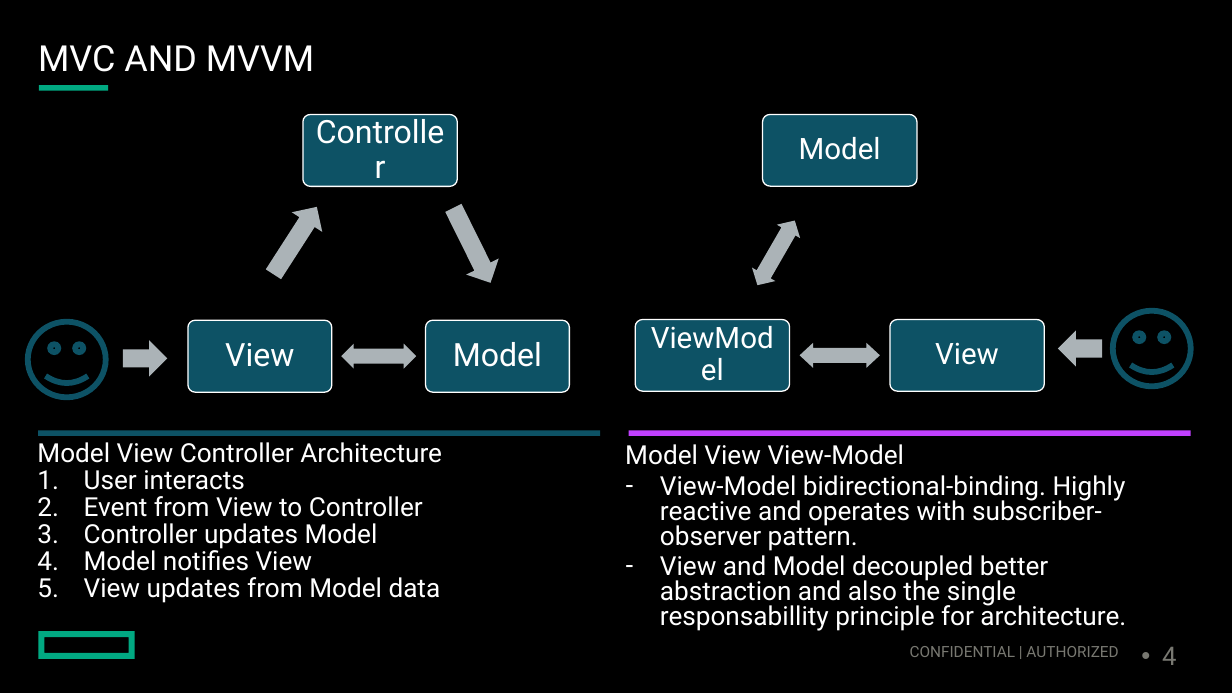
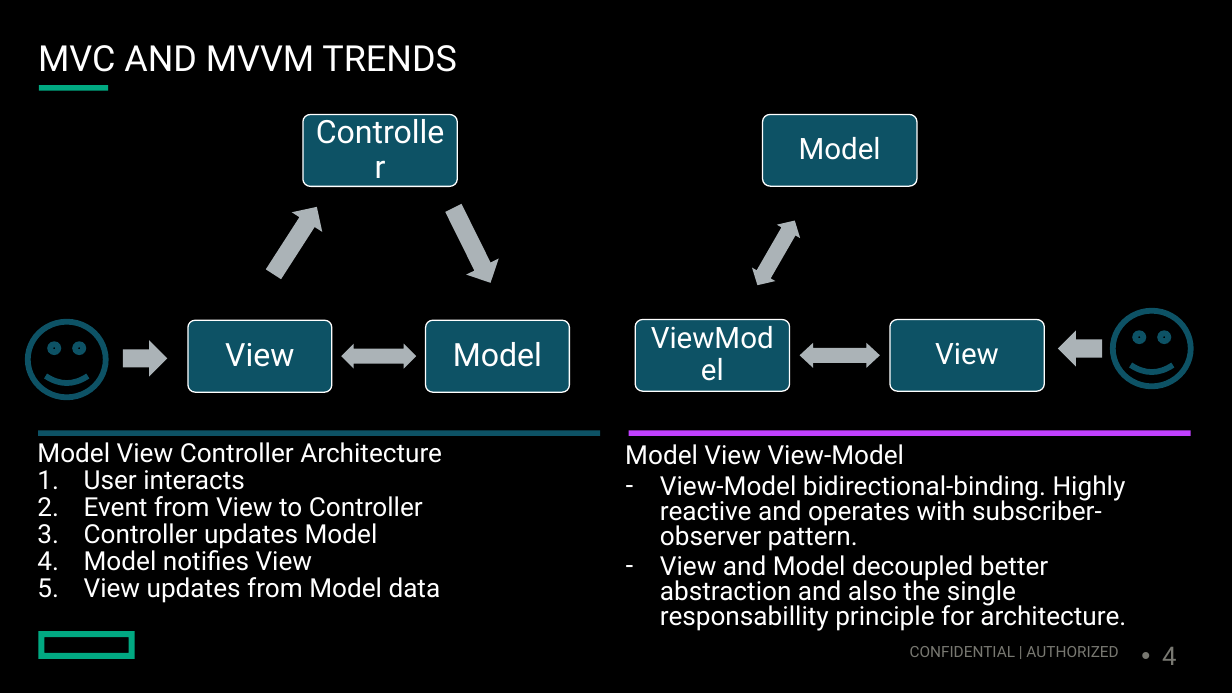
Before and after one commit to masterfaka/angular-scully, a slide deck: slide 4 of src/JAMstack.pptx. Drawn at 1232x693 pixels with LibreOffice and Linux fonts; fonts in the diff are those of the drawing. Boxes give left, top, right and bottom in pixels: in the first picture for what was removed or moved away, otherwise in the second. Text is boxed around its words. In the diff, an @@ line names an element or a change of style, - is before the commit and + after.

```diff
--- a/src/JAMstack.pptx
+++ b/src/JAMstack.pptx
@@ title at [38,45,456,72]: text changed @@
-MVC AND MVVM
+MVC AND MVVM TRENDS
```
Also in this commit, not shown: 3 other slides changed.
